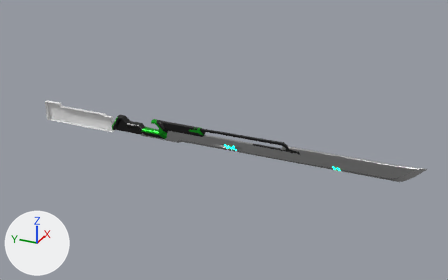
The Blender file ghostrunner.blend, before and after one commit.
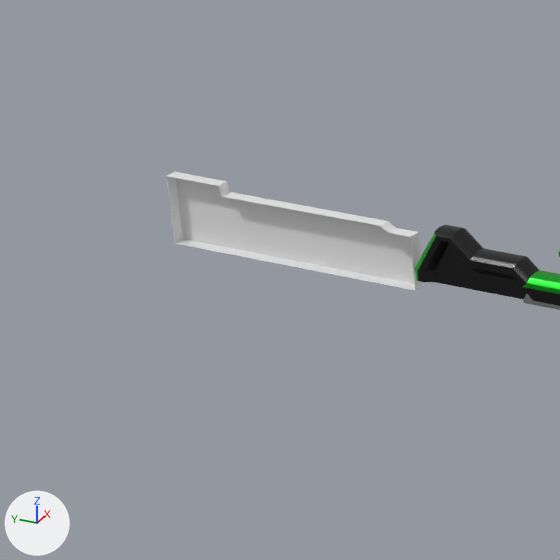
There are two pictures of each version: one whole from a 50 mm lens placed at (-3.817, -1.909, 1.946), pointed at (0.075, -0.158, 0.001), one close up on the part from 0% to 34% of the width and 19% to 73% of the height. The axes (+X, +Y, +Z) are drawn at lower left. The lights are the same throughout.

The first close-up shows 'Vert.002', 'Куб.004'.
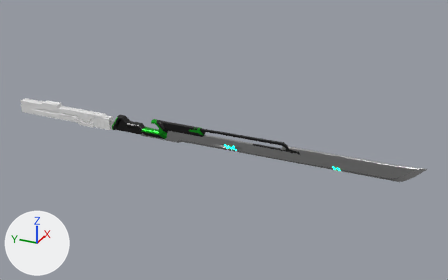
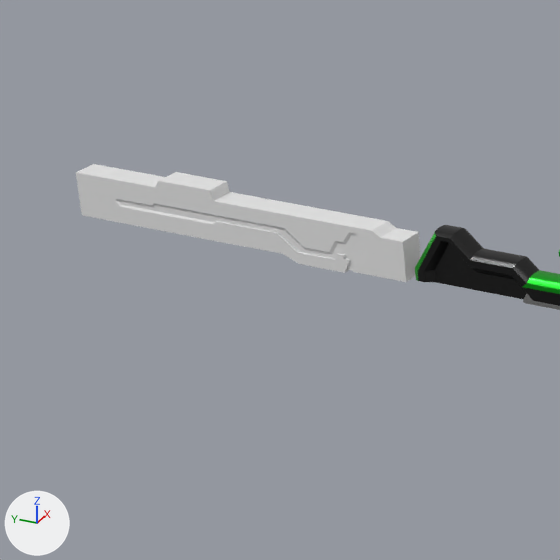
The edits, one by one:
me_куб_011 is used by ob_куб_004; location (0.0, 1.021, 0.0); scale (-0.0794, -0.0794, -0.0794).
me_куб_011 had 24 vertices, 17 faces and spanned x -0.38..0.0, y -5.38..2.81, z -1.06..1.0.
me_куб_011 now has 258 vertices, 232 faces and spans x -0.38..0.0, y -8.34..2.81, z -1.06..0.68.
Part 1, on me_куб_011:
8 vertices are removed from x -0.38..0.0, y -5.38..2.81, z -1.06..1.0.
13 faces are deleted.
3 vertices in x -0.38..0.0, y 1.83..2.81, z 1.0 move by (0.0, 0.0, -1.26).
3 vertices move from x -0.38..0.0, y -5.38..-3.55, z -1.06..1.0 to x -0.38..0.0, y -5.47..-3.55, z -1.06..-0.57.
149 vertices are added at x -0.38..0.0, y -8.34..2.81, z -1.06..0.68.
5 new vertices lie (0.0, -0.17, 0.0) away from vertices in x -0.38..0.0, y 1.83, z -0.75..1.0.
5 new vertices lie (0.0, 0.0, 0.25) away from vertices in x -0.38..0.0, y 1.66..2.81, z 0.02.
5 new vertices lie (0.0, 0.0, 0.08) away from vertices in x -0.38..0.0, y 1.66..2.81, z 0.27.
5 new vertices lie (0.0, 0.0, 0.25) away from vertices in x -0.38..0.0, y 1.66..2.81, z 0.35.
34 new vertices lie (0.38, 0.0, 0.0) away from vertices in x -0.38, y -8.34..2.09, z -0.85..0.68.
7 new vertices lie (0.0, 0.0, 0.18) away from vertices in x -0.38, y -3.48..1.29, z -0.75.
6 new vertices lie (0.0, 0.0, -0.2) away from vertices in x -0.38, y -6.8..-3.48, z 0.48.
6 new vertices lie (0.0, 0.0, -0.08) away from vertices in x -0.38, y -6.8..-3.48, z 0.28.
5 new vertices lie (0.04, 0.0, 0.0) away from vertices in x -0.38, y -3.48..1.29, z -0.57..0.34.
15 new vertices lie (0.04, 0.0, 0.0) away from vertices in x -0.38, y -1.81..1.39, z -0.42..0.6.
228 new faces join them.
Object 'Куб.004' (ob_куб_004) gains a MIRROR modifier named 'Симметрия'.
Modifier setting: use_clip = True.

Location of each change, [x1, y1, x2, y2] in pixels of the close-ups (560 x 560 px):
'Куб.004', reshaped, modifiers changed (34% wider)
    before: [166, 172, 423, 290]
    after: [76, 164, 421, 282]
